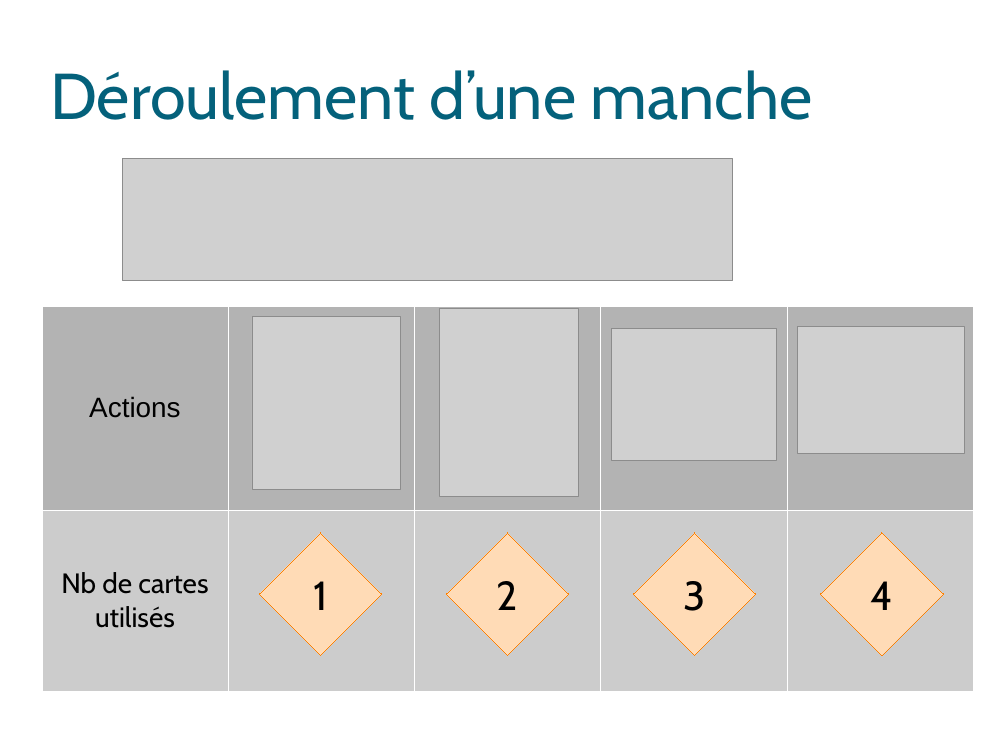
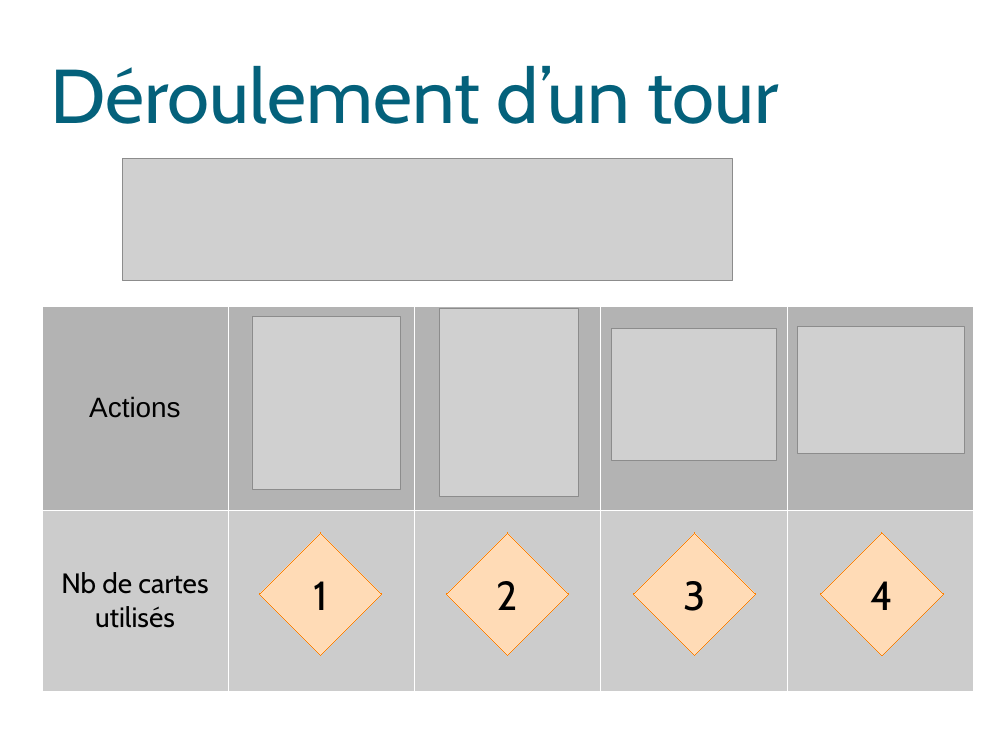
Before and after one commit to Triw-12/hanamikoji_solve, a slide deck: slide 9 of diaporama/Règles.odp. Drawn at 1008x756 pixels with LibreOffice and Linux fonts; fonts in the diff are those of the drawing; grey boxes stand for pictures; background and template pictures are left out. Boxes give left, top, right and bottom in pixels: in the first picture for what was removed or moved away, otherwise in the second. Text is boxed around its words. In the diff, an @@ line names an element or a change of style, - is before the commit and + after.

```diff
--- a/diaporama/Règles.odp
+++ b/diaporama/Règles.odp
@@ title at box(50, 66, 779, 124): text changed; size 51 to 60 pt @@
-Déroulement d’une manche
+Déroulement d’un tour
```
Also in this commit, not shown: 16 other slides changed, 3 slides added, 2 slides removed, 2 other files.
